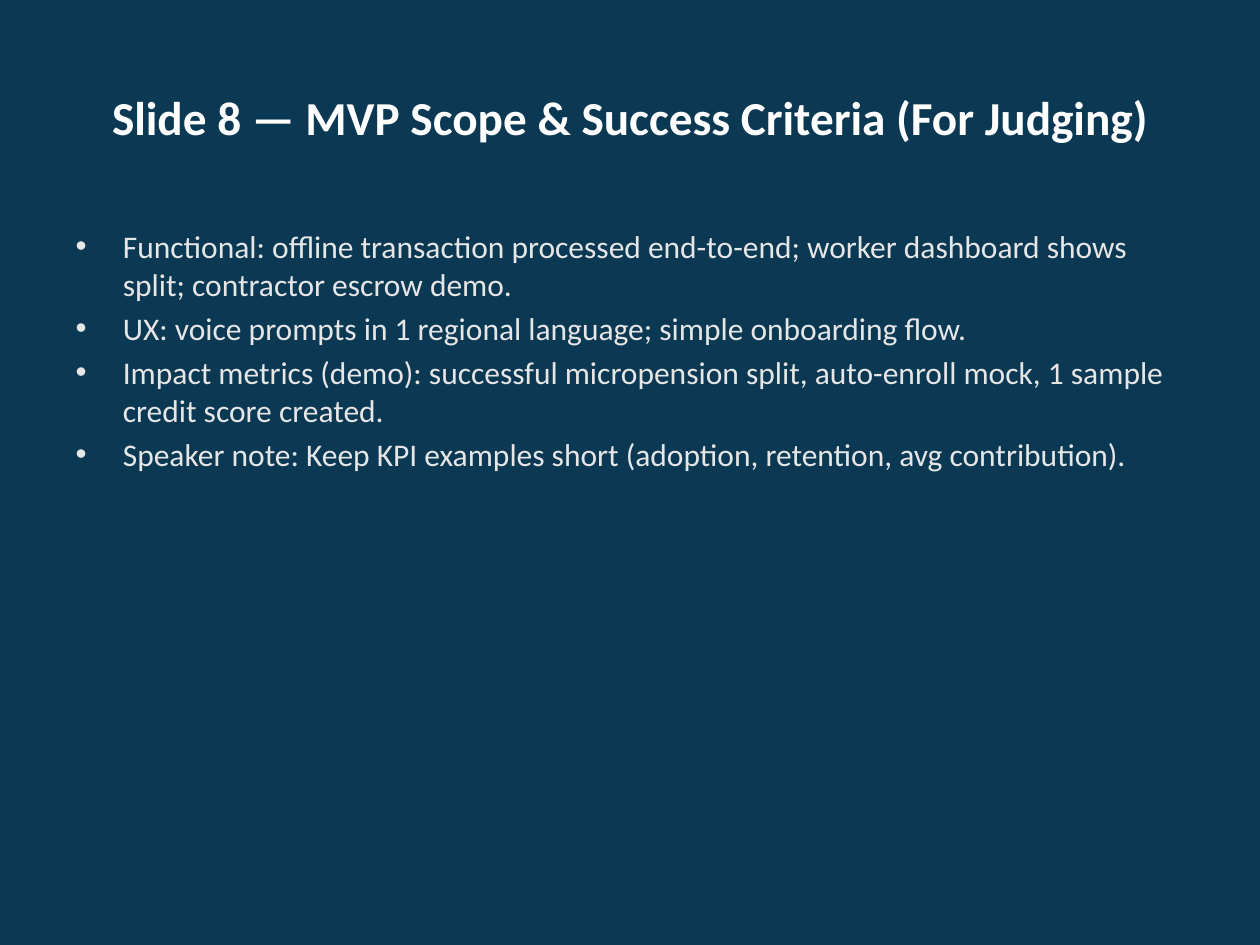
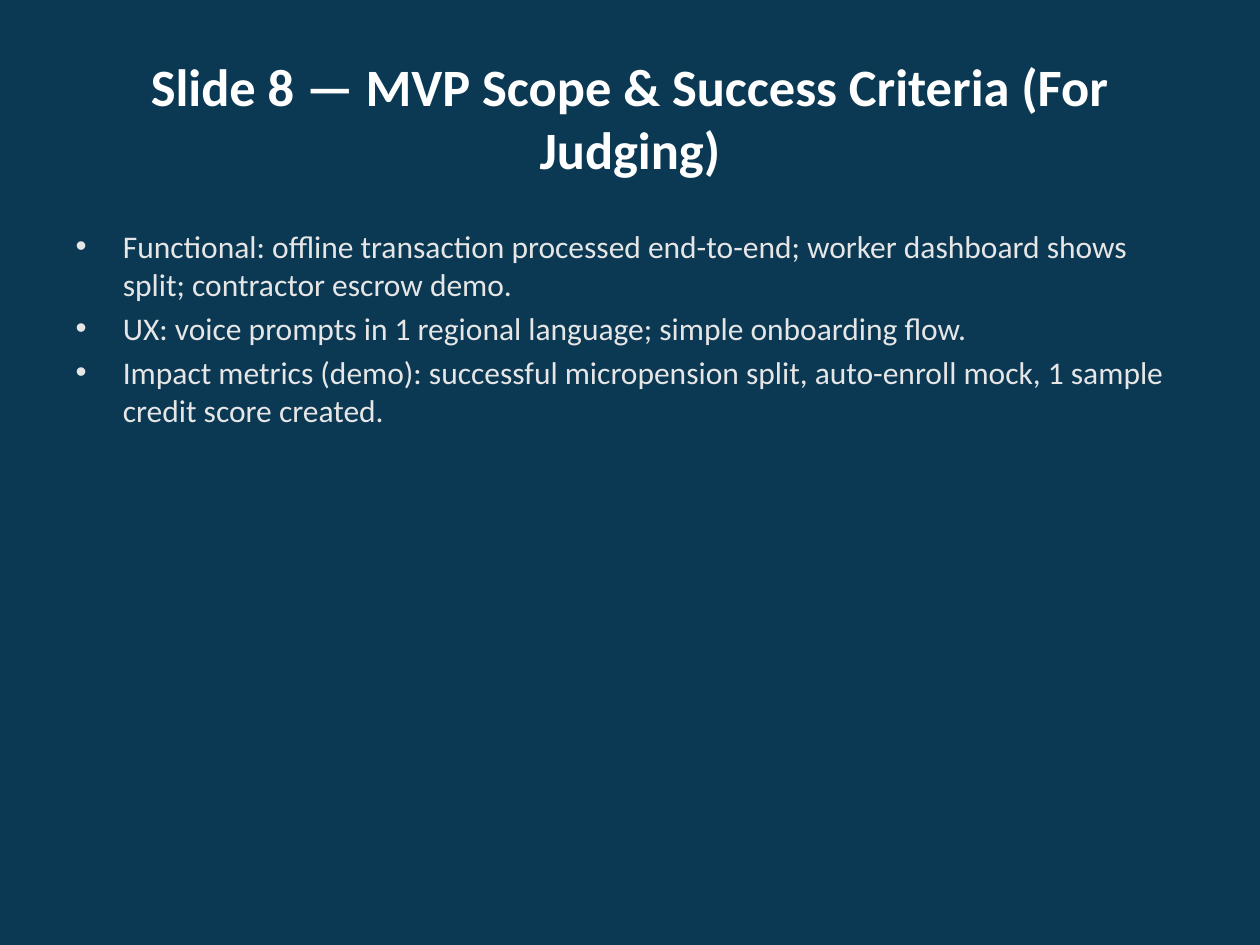
Before and after one commit to arumthi/ShramSamriddhi, a slide deck: slide 8 of docs/Concept-to-Prototype-Deck-styled.pptx. Drawn at 1260x945 pixels with LibreOffice and Linux fonts; fonts in the diff are those of the drawing. Boxes give left, top, right and bottom in pixels: in the first picture for what was removed or moved away, otherwise in the second. Text is boxed around its words. In the diff, an @@ line names an element or a change of style, - is before the commit and + after.

```diff
--- a/docs/Concept-to-Prototype-Deck-styled.pptx
+++ b/docs/Concept-to-Prototype-Deck-styled.pptx
@@ title "Slide 8 — MVP Scope ..." at [151, 67, 1108, 178]: size 27 to 30 pt @@
@@ text at [123, 443, 1126, 472]: paragraph removed @@
-• Speaker note: Keep KPI examples short (adoption, retention, avg contribution).
```
Also in this commit, not shown: 11 other slides changed.
